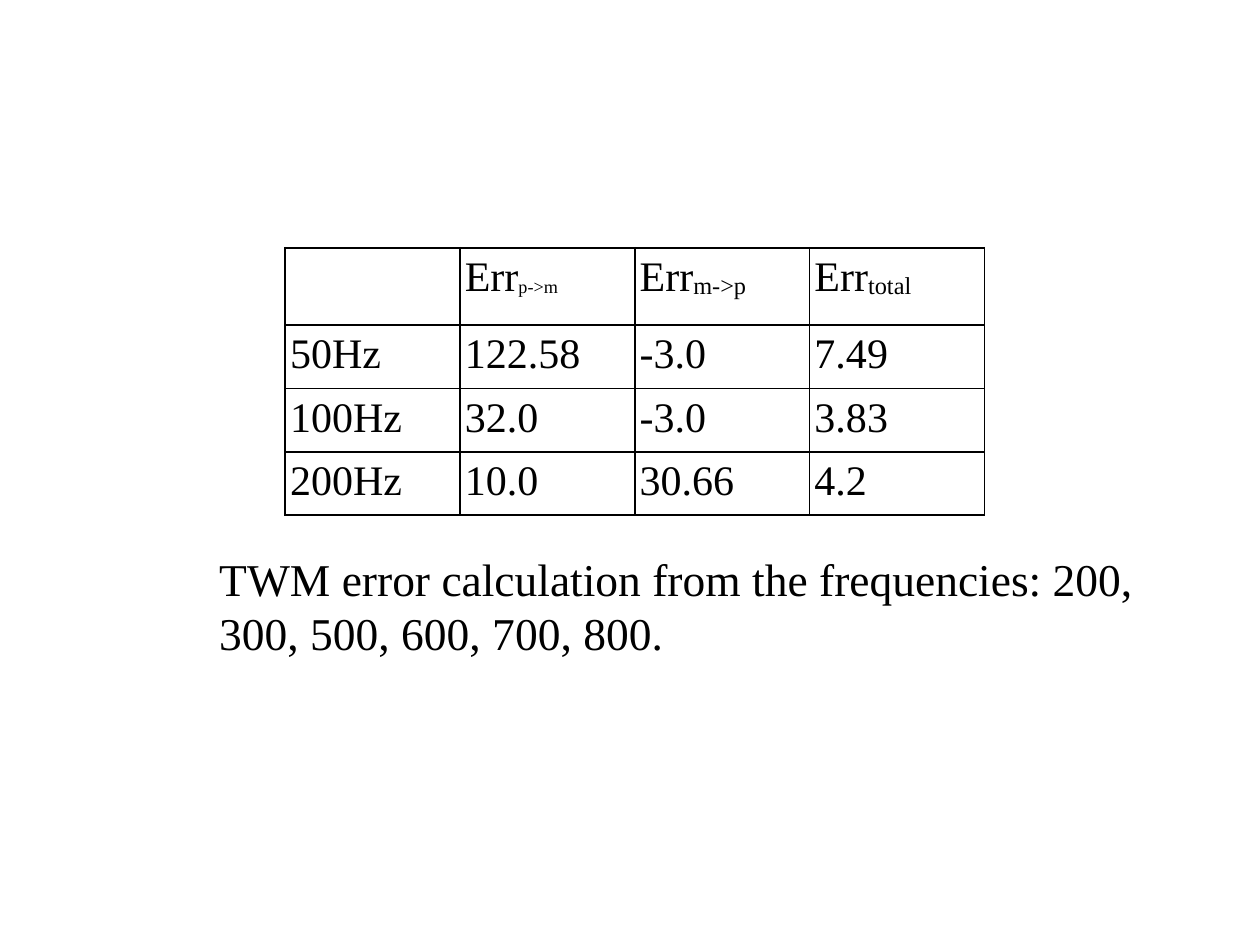
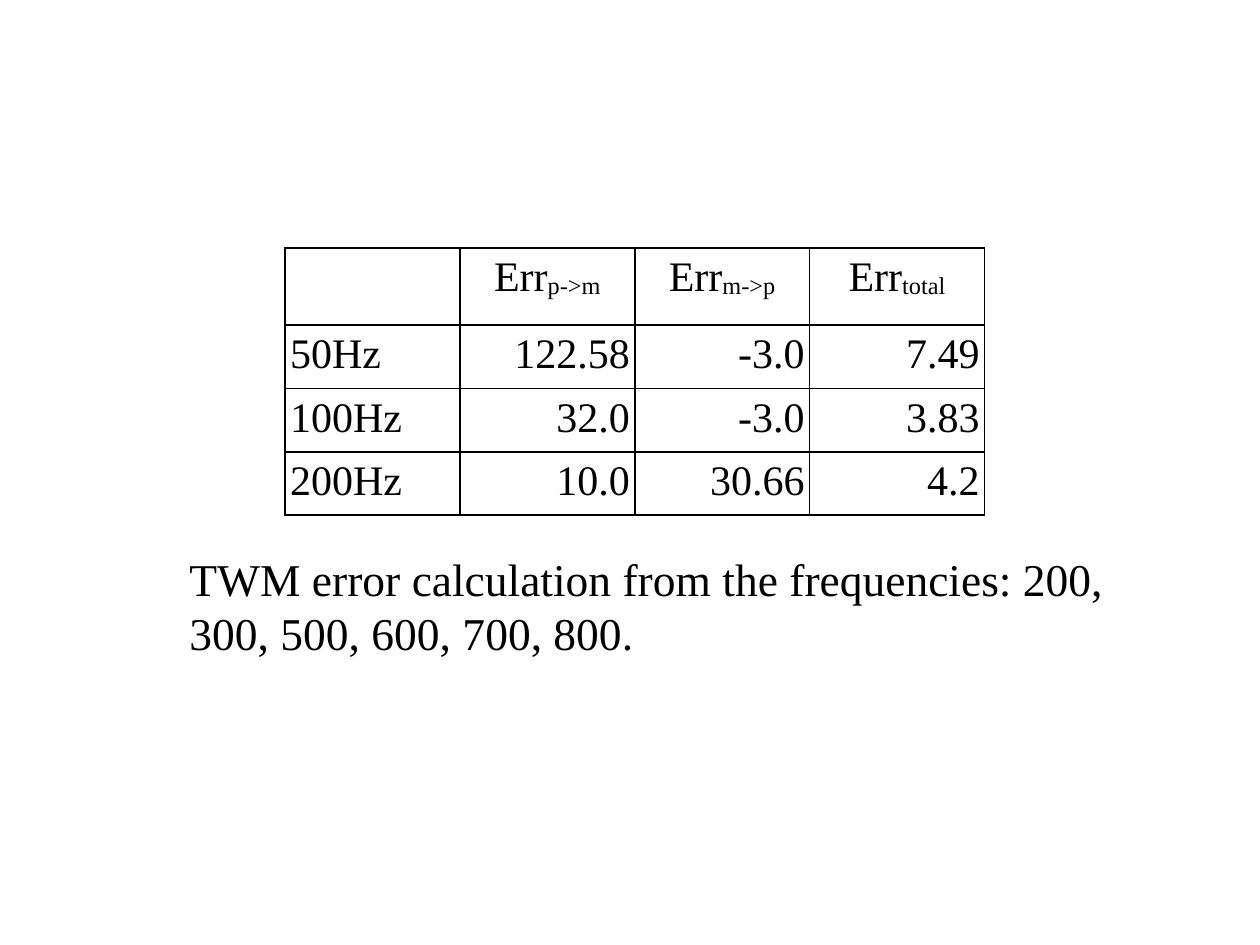
Before and after one commit to MTG/sms-tools, a slide deck: slide 15 of lectures/6-Harmonic-model/F0-detection.odp. Drawn at 1260x945 pixels with LibreOffice and Linux fonts; fonts in the diff are those of the drawing. Boxes give left, top, right and bottom in pixels: in the first picture for what was removed or moved away, otherwise in the second. Text is boxed around its words. In the diff, an @@ line names an element or a change of style, - is before the commit and + after.

```diff
--- a/lectures/6-Harmonic-model/F0-detection.odp
+++ b/lectures/6-Harmonic-model/F0-detection.odp
@@ table at <box>285,248,985,515</box> @@
@@ size 18 to 24 pt in "Errp->m" @@
@@ alignment left to centre @@
@@ alignment left to right @@
@@ text "TWM error calculation from the ...": place and size @@
-text "TWM error calculation from the ..." at <box>219,564,1133,657</box>
+text "TWM error calculation from the ..." at <box>189,564,1103,657</box>
```
Also in this commit, not shown: 3 other slides changed, 3 other files.
